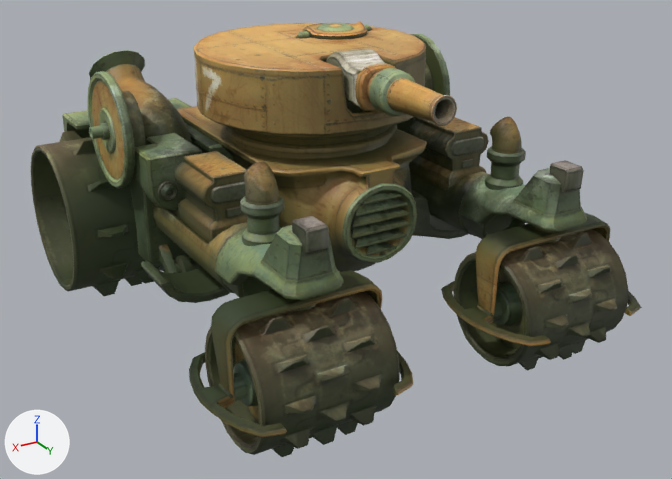
Before and after pictures for a commit that changed the FBX model SiegeDefense/Content/Models/tank.fbx.
Rendered twice from a 50 mm camera at (0.746, 1.279, 0.758) aimed at (-0.006, 0.026, 0.131). Arrows for +X, +Y and +Z are at lower left; the lights stay in place. Where no turn or scale is listed for an object, it has been applied to the vertices.

In view in the first picture: 'canon_geo', 'hatch_geo', 'l_engine_geo', 'l_front_wheel_geo', 'l_steer_geo', 'r_back_wheel_geo', 'r_engine_geo', 'r_front_wheel_geo', 'r_steer_geo', 'tank_geo', 'turret_geo'.
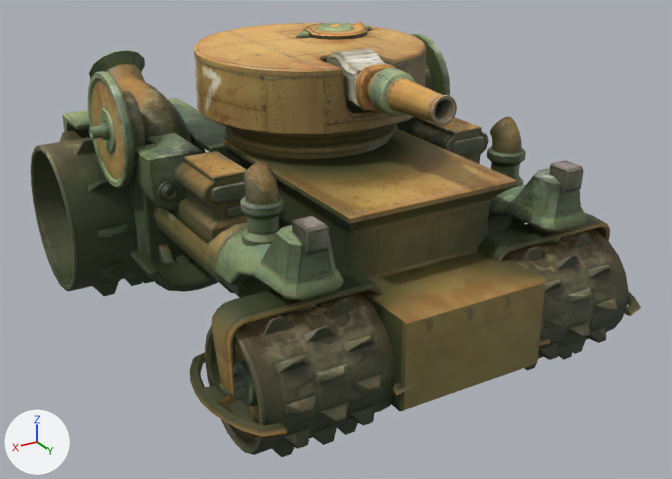
The newer file is also rescaled (x0.394) as a whole; pictures and numbers use the older file's frame.

Where the change shows, as pixel boxes (x1, y1, x2, y2) in the pictures (672 x 479 px):
'tank_geo', reshaped: before (141, 106, 468, 303); after (131, 129, 546, 411)
'l_steer_geo', mesh moved: before (441, 213, 642, 346); after (190, 270, 411, 437)
part 2 of me_mesh, rebuilt: before (141, 106, 468, 303); after (131, 129, 546, 411)
part 3 of me_mesh, deleted (green): before (352, 192, 411, 256)
'r_steer_geo', unchanged, covered by the edit: before (189, 270, 413, 437); after (477, 213, 641, 345)

What the commit changed:
me_mesh_007 has 410 vertices, 456 faces and spans x -0.149..0.148, y -0.118..0.114, z -0.158..0.0.
me_mesh_007 is used by ob_l_steer_geo; location (-0.217, 0.305, 0.236).
me_mesh_007 part 1: the whole mesh is moved by (0.435, 0.0, 0.0).
me_mesh is used by ob_tank_geo; location (0.0, 0.0, 0.0); rotation (1.571, 0.0, -3.142), in degrees (90, 0, -180); scale (0.00127, 0.00127, 0.00127).
me_mesh had 609 vertices, 1186 faces and spanned x -255.0..255.0, y 37.0..238.0, z -325.0..137.0.
me_mesh now has 609 vertices, 716 faces and spans x -255.0..255.0, y 37.0..238.0, z -137.0..325.0.
me_mesh part 2: the loose piece of 549 vertices spanning x -255.0..255.0, y 37.0..238.0, z -325.0..137.0 is rebuilt with 549 vertices and now spans x -255.0..255.0, y 37.0..238.0, z -137.0..325.0.
me_mesh part 3: 6 loose pieces with 60 vertices, spanning x -43.0..43.0, y 130.0..206.0, z 124.0..137.0, are deleted.
